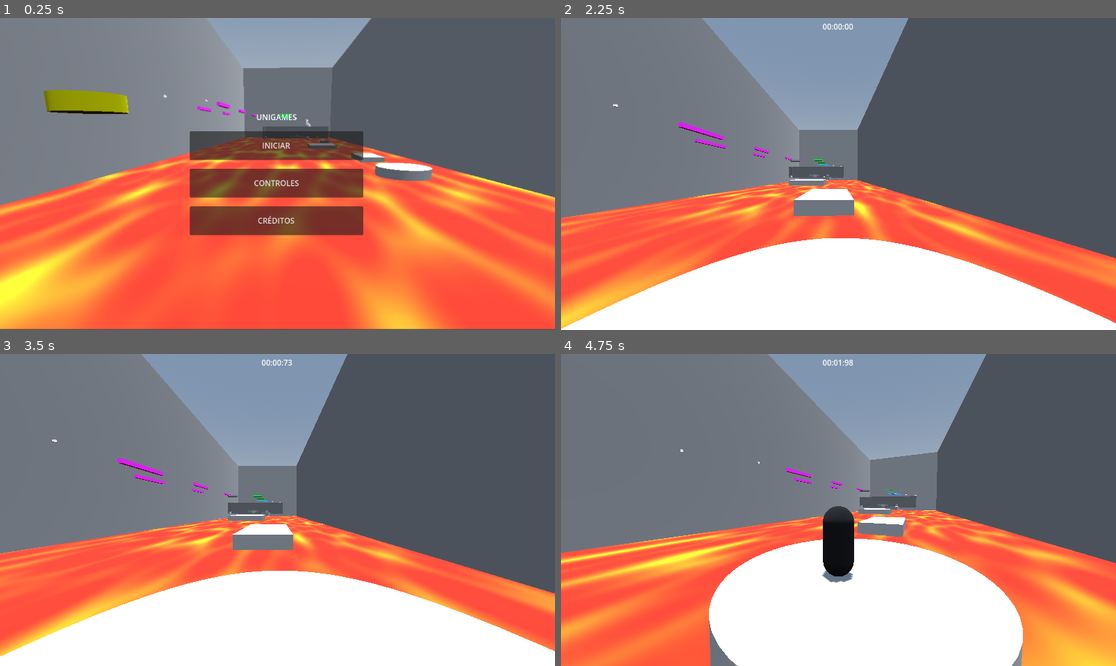
Above: before the commit, frames 1-4 (two rows, left to right).
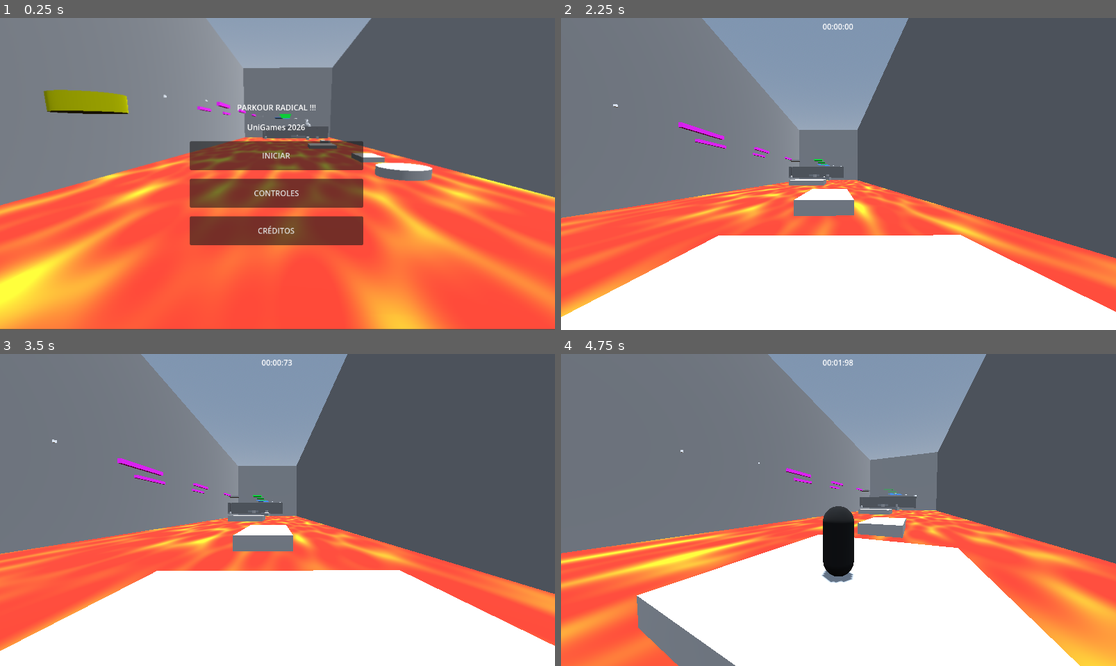
Above: after the commit, the same moments.

Repository: Hugouououo/UniGames
Game: Godot game, scene res://MenuPrincipal.tscn
Two runs of this game, one before a commit and one after it. Both use one fixed random seed, a clock stepped at 60 frames per second and the inputs below.
Inputs (mouse positions are in pixels of both pictures, inside the frame that each line leads up to):
- Up to frame 1 (0.25 s): no input
- Up to frame 2 (2.25 s): click "INICIAR" at 0.5 s; click (838, 139) at 1.27 s; type "Alex" at 1.35 s; click (838, 158) at 1.5 s; type "12" at 1.58 s; click "Começar" at 2 s
- Up to frame 3 (3.5 s): tap Enter (ui_accept) at 2.75, 3.02 s; move the mouse to (399, 494) at 2.77 s; hold Right (ui_right) from 2.78 s (still down); tap Shift (dash) at 2.85 s; click (399, 494) at 2.92 s
- Up to frame 4 (4.75 s): move the mouse to (810, 510) at 3.52 s; release Right (ui_right) at 3.53 s; hold Up (ui_up) from 3.53 s (still down); tap C (toggle_camera) at 3.6 s; tap Enter (ui_accept) at 3.77 s; move the mouse to (849, 503) at 4.27 s; tap Shift (dash) at 4.35 s

The runs differ from the first frame. In frame 1, 6.5% of the frame differs, in the area x 34-66%, y 27-73%; in frame 2, 4.4%; in frame 3, 3.4%; in frame 4, 5.1%.

Commit message:
plataforma que some

Diff:
--- a/MenuPrincipal.tscn
+++ b/MenuPrincipal.tscn
@@ -38,7 +38,13 @@
 
 [node name="Titulo" type="Label" parent="CenterContainer/VBoxContainer" unique_id=1469669909]
 layout_mode = 2
-text = "UNIGAMES"
+text = "PARKOUR RADICAL !!!"
+horizontal_alignment = 1
+uppercase = true
+
+[node name="Titulo2" type="Label" parent="CenterContainer/VBoxContainer" unique_id=1665373771]
+layout_mode = 2
+text = "UniGames 2026"
 horizontal_alignment = 1
 
 [node name="ButtonIniciar" type="Button" parent="CenterContainer/VBoxContainer" unique_id=284579845]
--- a/interface_controles.tscn
+++ b/interface_controles.tscn
@@ -28,8 +28,8 @@
 [node name="LabelCheckpoint" type="Label" parent="." unique_id=497989572]
 visible = false
 layout_mode = 0
-offset_right = 40.0
-offset_bottom = 23.0
+offset_right = 232.0
+offset_bottom = 68.0
 text = "Checkpoint alcançado!"
 horizontal_alignment = 1
-vertical_alignment = 2
+vertical_alignment = 1
--- a/plataforme_some.gd
+++ b/plataforme_some.gd
@@ -1,16 +1,18 @@
 extends CSGMesh3D
 
 @export var tempo_para_sumir := 2.0
-@export var tempo_fade := 0.5 # Tempo da animação de transparência
+@export var tempo_fade := 0.5
+@export var tempo_para_voltar := 3.0 # Tempo que ela fica invisível antes de retornar
 
 var ativado := false
 var material_proprio: StandardMaterial3D
+var cor_original: Color
 
 func _ready():
-	# Duplicamos o material para que o fade de uma não afete as outras
 	if material:
 		material_proprio = material.duplicate()
 		material = material_proprio
+		cor_original = material_proprio.albedo_color
 
 func iniciar_sumir():
 	if ativado:
@@ -18,20 +20,32 @@
 
 	ativado = true
 
-	# Calculamos quanto tempo esperar antes de começar o fade
+	# --- FASE 1: SUMIR ---
 	var tempo_de_espera = max(0.0, tempo_para_sumir - tempo_fade)
 	await get_tree().create_timer(tempo_de_espera).timeout
 
-	# Inicia o efeito de Fade Out
 	if material_proprio:
-		var tween = create_tween()
-		var cor_alvo = material_proprio.albedo_color
-		cor_alvo.a = 0.0 # Define o alpha (transparência) como zero
+		var tween_out = create_tween()
+		var cor_invisivel = cor_original
+		cor_invisivel.a = 0.0
+		tween_out.tween_property(material_proprio, "albedo_color", cor_invisivel, tempo_fade)
+		await tween_out.finished
 
-		# Anima a cor do material até ficar invisível
-		tween.tween_property(material_proprio, "albedo_color", cor_alvo, tempo_fade)
-		await tween.finished
-
-	# Desativa visual e colisão após o fade
 	visible = false
 	use_collision = false
+
+	# --- FASE 2: ESPERAR E VOLTAR ---
+	await get_tree().create_timer(tempo_para_voltar).timeout
+
+	# Resetar propriedades básicas
+	visible = true
+	use_collision = true
+
+	# Efeito de Fade In (opcional, para não aparecer do nada)
+	if material_proprio:
+		var tween_in = create_tween()
+		tween_in.tween_property(material_proprio, "albedo_color", cor_original, tempo_fade)
+		await tween_in.finished
+
+	# Permitir que o processo aconteça novamente
+	ativado = false
--- a/principal.tscn
+++ b/principal.tscn
@@ -27,7 +27,7 @@
 sky = SubResource("Sky_m7tbw")
 tonemap_mode = 2
 
-[sub_resource type="CylinderMesh" id="CylinderMesh_ek21e"]
+[sub_resource type="BoxMesh" id="BoxMesh_iuule"]
 
 [sub_resource type="CylinderMesh" id="CylinderMesh_75vob"]
 
@@ -139,9 +139,9 @@
 input_freefly = "voo_livre"
 
 [node name="CSGMesh3D" type="CSGMesh3D" parent="." unique_id=1278476597]
-transform = Transform3D(6.943872, 0, 0, 0, 0.6840783, 0, 0, 0, 6.8169637, -7.049544, -0.33556557, 19.434452)
-use_collision = true
-mesh = SubResource("CylinderMesh_ek21e")
+transform = Transform3D(6.943872, 0, 0, 0, 0.6840783, 0, 0, 0, 6.8169637, -7.049544, 0.077409, 19.434452)
+use_collision = true
+mesh = SubResource("BoxMesh_iuule")
 
 [node name="Final" type="CSGMesh3D" parent="." unique_id=1751081082]
 transform = Transform3D(6.936117, 0, 0, 0, 1, 0, 0, 0, 6.8093505, -14.127975, 8.782326, -16.65587)
@@ -621,6 +621,7 @@
 material = SubResource("StandardMaterial3D_jrosl")
 script = ExtResource("11_iuule")
 tempo_fade = 1.0
+tempo_para_voltar = 2.0
 
 [node name="Plataforma_some4" type="CSGMesh3D" parent="." unique_id=1144035833]
 transform = Transform3D(12, 0, 0, 0, 1, 0, 0, 0, 0.8, 45.73689, 12.355521, -23.395967)
